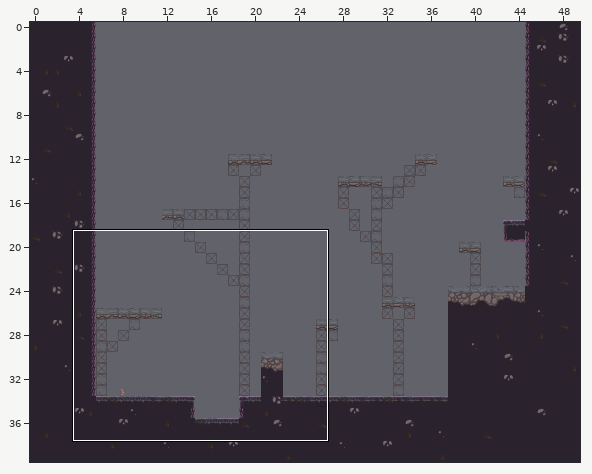
A Tiled map (JSON) gets an edit: Eudaemon/assets/levels/level3.json. The first picture is a wide view before the edit; the outline marks the close-up.
Close-up. As it was:
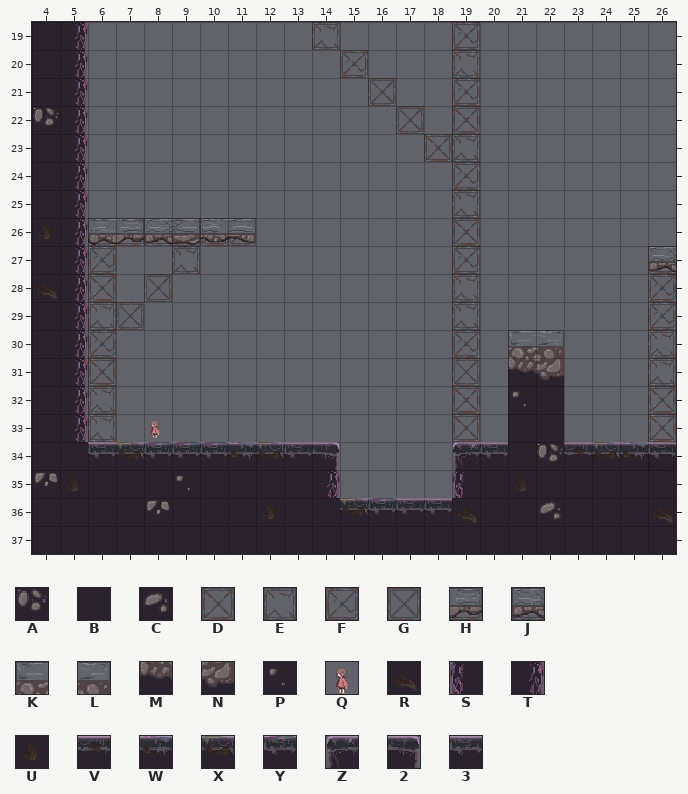
Cells are 32x32 px. Shown: x 4..26, y 19..37. The commit also changed other parts of the map, which this record leaves out.
Key: from "Eudaemon Tilleset": A 10 "DeepDirt1x1A", B 11 "DeepDirt1x1B", C 12 "DeepDirt1x1C", D 19 "Scaffolding1x1A", E 20 "Scaffolding1x1B", F 21 "Scaffolding1x1C", G 22 "Scaffolding1x1D", H 26 "ConcreteNoBottom2x1_2A", J 27 "ConcreteNoBottom2x1_1B", K 31 "ConcreteDirtBottom2x2_1A", L 32 "ConcreteDirtBottom2x2_2A", M 33 "ConcreteDirtBottom2x2_3A", N 34 "ConcreteDirtBottom2x2_4A", P 53 "DeepDirt1x1D", Q 87 "momo", R 89 "CorruptedDirtC", S 92 "CorruptedLeftA", T 93 "CorruptedRightA", U 105 "CorruptedDirtB", V 106 "CorruptedTopB", W 107 "CorruptedTopC", X 108 "CorruptedTopD", Y 109 "CorruptedTopE", Z 118 "CorruptedEndLeftA", 2 119 "CorruptedEndRightA", 3 122 "CorruptedTopA".
_ is an empty cell.
Objects are placed by their top-left corner, in cells (3,4 is the top-left corner of cell 3,4); size is 1x1 cell unless given.
Layers that did not change in this view are not listed.
Layer "TileLayerBG" before, first column x 4:
19 __________E____F_______
20 ___________F___E_______
21 ____________G__F_______
22 _____________G_D_______
23 ______________DE_______
24 _______________F_______
25 _______________E_______
26 __GFEGDG_______D_______
27 __F__E_________F______D
28 __D_G__________E______F
29 __EG___________E______F
30 __F____________F______E
31 __D____________G______E
32 __E____________D______D
33 __E____________D______D
34 ______________________E
Layer "TileLayerFG" before, first column x 13:
19 ______________
20 ______________
21 ______________
22 ______________
23 ______________
24 ______________
25 ______________
26 ______________
27 _____________J
28 ______________
29 ______________
30 ________KL____
31 ________MN____
32 ________PB____
33 ________BB____
34 32____Z3BAVXW3
35 BT____SBUBBBBB
36 BBXY33RBBCBBBR
37 BBBBBBBBBBBBBB
Objects on layer "ObjectLayer" before:
Q "StartingPoint" at 8,33.1 size 0.8x0.7
The result:
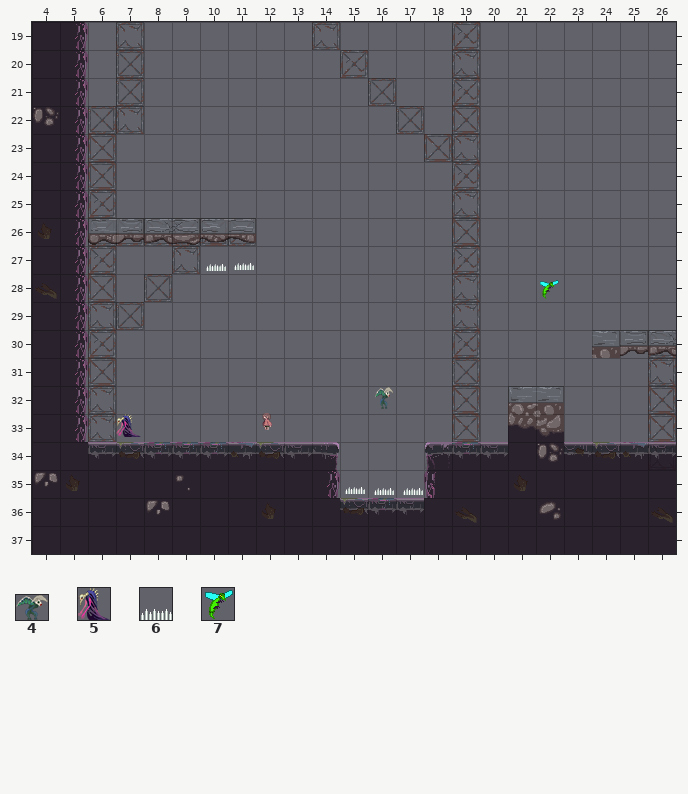
Further tiles: from "Eudaemon Tilleset": 4 80 "flyGuardian", 5 83 "goombaTracking", 6 86 "spike", 7 88 "fly".
See-through tiles are keyed as they look on the map.
Diff:
Layer "TileLayerBG":
y 19: x 7 _ -> E
y 20..21: x 7 _ -> G
y 22: x 6..7 __ -> GE
y 23..24: x 6 _ -> D
y 25: x 6 _ -> F
y 27: x 26 D -> _
y 28..29: x 26 F -> _
Layer "TileLayerFG":
y 27: x 26 J -> _
y 30: x 21..22 KL -> __; x 24..26 ___ -> LHJ
y 31: x 21..22 MN -> __
y 32: x 21..22 PB -> KL
y 33: x 21..22 BB -> MN
y 34: x 18..19 _Z -> ZY
y 35: x 18..19 _S -> SB
y 36: x 18 3 -> B
Layer "ObjectLayer":
changed: Q "StartingPoint" at 8,33.1 size 0.8x0.7 -> Q "StartingPoint" at 12,32.8 size 0.8x0.7
added: 6 "Spike" at 11.2,27.2 size 0.7x0.7
added: 6 "Spike" at 10.2,27.2 size 0.7x0.7
added: 7 "Fly" at 22.1,28.2 size 0.8x0.7
added: 4 "FlyGuardian" at 16.2,32 size 0.6x0.8
added: 5 "Goomba" at 7,33 size 0.9x0.8
added: 6 "Spike" at 15.2,35.1 size 0.7x0.7
added: 6 "Spike" at 17.2,35.2 size 0.7x0.7
added: 6 "Spike" at 16.2,35.2 size 0.7x0.7
